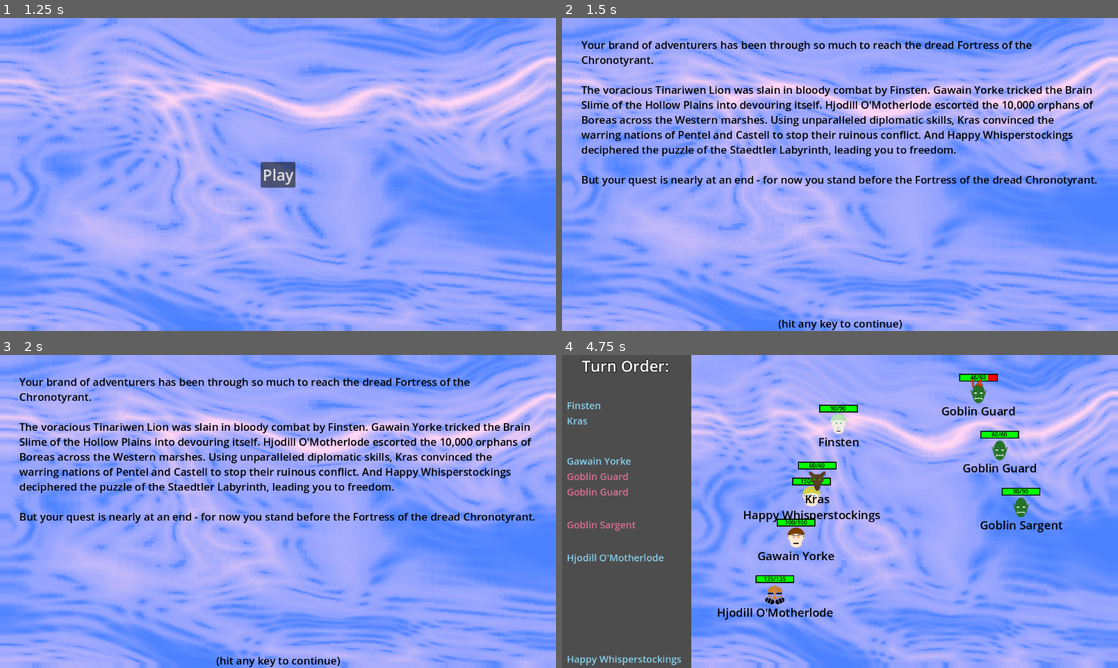
Above: before the commit, frames 1-4 (two rows, left to right).
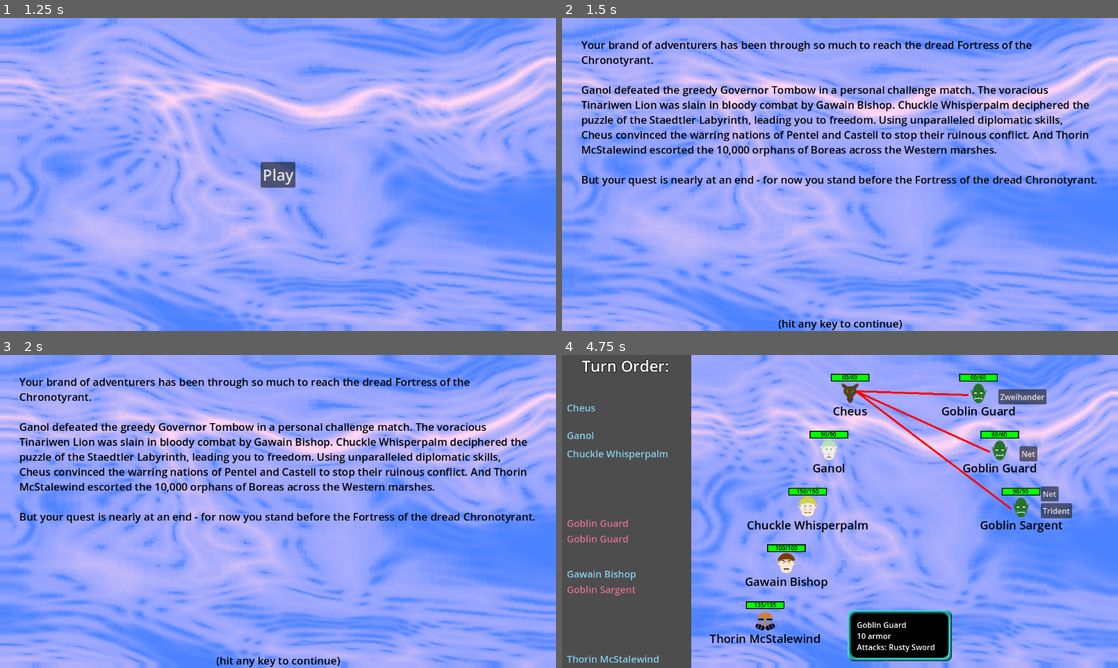
Above: after the commit, the same moments.

Repository: Habidakus/wild-jam-78-erase
Game: Godot game, scene res://Scenes/main.tscn
Same seed, same stepped clock (60 frames per second), same inputs: the game is played once before the commit and once after it. The engine's default icon, where the game draws it, is replaced by a stand-in: a white triangle on a blue panel in a dark square. Sound files missing from this copy of the repository are replaced by a short silence.
Inputs (mouse positions are in pixels of both pictures, inside the frame that each line leads up to):
- Up to frame 1 (1.25 s): tap Enter at 0.5 s; move the mouse to (400, 158) at 0.52 s; click (400, 158) at 0.67 s
- Up to frame 2 (1.5 s): click "Play" at 1.25 s
- Up to frame 3 (2 s): no input
- Up to frame 4 (4.75 s): tap Enter at 2, 3.5 s; drag from (728, 527) to (812, 574) at 2.02 s; move the mouse to (895, 442) at 2.77 s; click (895, 442) at 2.92 s; drag from (812, 574) to (673, 464) at 3.52 s; click (1006, 380) at 4.25 s, where only the run before the commit has a clickable "Sling"

Frame 1 is identical in both runs. In frame 2, 6.9% of the frame differs, in the area x 3-96%, y 21-45%; in frame 3, 6.9%; in frame 4, 11%, in the area x 0-92%, y 6-100%.

Commit message:
Chronotyrant is a little weaker, kobalds aren't undead, path is 8 nodes wide for three more hero skills

Diff:
--- a/Scripts/game.gd
+++ b/Scripts/game.gd
@@ -9,7 +9,7 @@
 var game_state : EGameState = null
 
 const calculation_depth : int = 7 # This is how many look aheads the min-max engine computes
-const path_depth : int = 7 # 6 This is how many encounters before the chronotyrant
+const path_depth : int = 8 # 6 This is how many encounters before the chronotyrant
 const path_width : int = 4
 
 # Called when the node enters the scene tree for the first time.
--- a/Scripts/unit_mod.gd
+++ b/Scripts/unit_mod.gd
@@ -170,9 +170,9 @@
 static var s_equipment_cpt_gear : UnitMod = create("Goblin Sword").set_attack(s_goblin_sword_attack)
 static var s_equipment_lord_gear : UnitMod = create("Wicked Sword").set_attack(s_wicked_sword_attack)
 
-static var s_temporal_zap_attack : AttackStats = AttackStats.create("Temporal Zap", AttackStats.AttackTarget.FIRST_TWO).set_stun(0.95).adjust_damage(1.25).has_cooldown().adjust_speed(0.85)
-static var s_age_flesh_attack : AttackStats = AttackStats.create("Aging Touch", AttackStats.AttackTarget.FARTHEST_FROM_DEATH).set_armor_piercing().adjust_damage(1.4)
-static var s_weakest_link_attack : AttackStats = AttackStats.create("Forsee Vulnerability", AttackStats.AttackTarget.MOST_VULNERABLE).adjust_damage(1.15).adjust_speed(0.95).has_cooldown()
+static var s_temporal_zap_attack : AttackStats = AttackStats.create("Temporal Zap", AttackStats.AttackTarget.FIRST_TWO).set_stun(0.85).adjust_damage(1.2).has_cooldown().adjust_speed(0.85)
+static var s_age_flesh_attack : AttackStats = AttackStats.create("Aging Touch", AttackStats.AttackTarget.FARTHEST_FROM_DEATH).set_armor_piercing().adjust_damage(1.35)
+static var s_weakest_link_attack : AttackStats = AttackStats.create("Forsee Vulnerability", AttackStats.AttackTarget.MOST_VULNERABLE).adjust_damage(1.1).adjust_speed(0.95).has_cooldown()
 
 static var s_species_chronotyrant : UnitMod = create("Chrono").set_attack(s_temporal_zap_attack).set_icon(UnitStats.Icon.Chronotyrant).add_health(670)
 static var s_occupation_chronotyrant : UnitMod = create("Tyrant").set_attack(s_age_flesh_attack).add_armor(15)
@@ -225,7 +225,7 @@
 static var s_attack_smash : AttackStats = AttackStats.create("Smash", AttackStats.AttackTarget.FARTHEST_FROM_DEATH).adjust_damage(1.55).adjust_speed(1.25)
 static var s_attack_heal : AttackStats = AttackStats.create("Heal", AttackStats.AttackTarget.CLOSEST_TO_DEATH).adjust_damage(1.25).set_on_allies().has_cooldown()
 static var s_attack_net : AttackStats = AttackStats.create("Net", AttackStats.AttackTarget.TWO_REAR_MOST).set_stun(0.95).adjust_damage(2).has_single_use().adjust_speed(1.25)
-static var s_attack_blood_curse : AttackStats = AttackStats.create("Blood Curse", AttackStats.AttackTarget.TWO_LEAST_ARMORED).set_bleed(5)
+static var s_attack_blood_curse : AttackStats = AttackStats.create("Blood Fire", AttackStats.AttackTarget.TWO_LEAST_ARMORED).set_bleed(5)
 static var s_attack_mace : AttackStats = AttackStats.create("Mace", AttackStats.AttackTarget.FRONT_MOST).adjust_damage(1.25).adjust_speed(1.15)
 static var s_attack_trident : AttackStats = AttackStats.create("Trident", AttackStats.AttackTarget.REAR_MOST).set_armor_piercing()
 static var s_attack_throw_rock : AttackStats = AttackStats.create("Throw Rock", AttackStats.AttackTarget.MOST_VULNERABLE).adjust_speed(0.95).has_cooldown()
--- a/Scripts/unit_stats.gd
+++ b/Scripts/unit_stats.gd
@@ -86,7 +86,6 @@
 				else:
 					foe.init(UnitMod.s_species_pike_dragon, UnitMod.s_occupation_dragonkin, UnitMod.s_equipment_dragonkin, UnitStats.Side.COMPUTER, rnd)
 					foe.unit_name = "Pike Dragon"
-		foe.undead = true
 		ret_val.append(foe)
 		difficulty -= v
 	return ret_val
